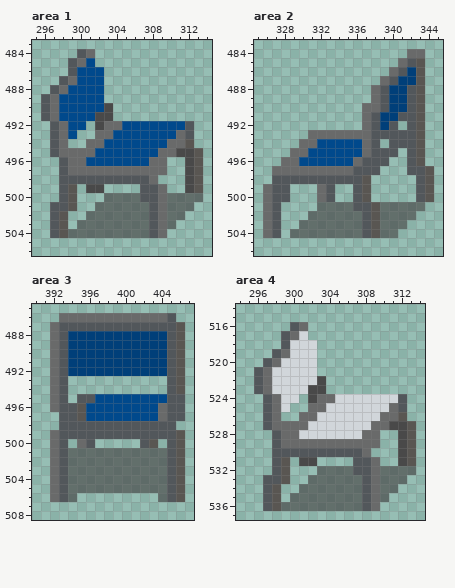
Pixel-art file, stored at tilesets/wikipaka/wikipaka.aseprite. Above, as it was before the edit.
512x1024 pixels, 1 frame. Pixels under 10% opacity are left out. Colours within 5 levels of each other are drawn and written as one. Shown: area 1: x 295..314, y 483..506; area 2: x 325..345, y 483..506; area 3: x 390..407, y 485..508; area 4: x 294..314, y 514..537. The commit also changed other parts of the picture, which this record leaves out.
And afterwards:
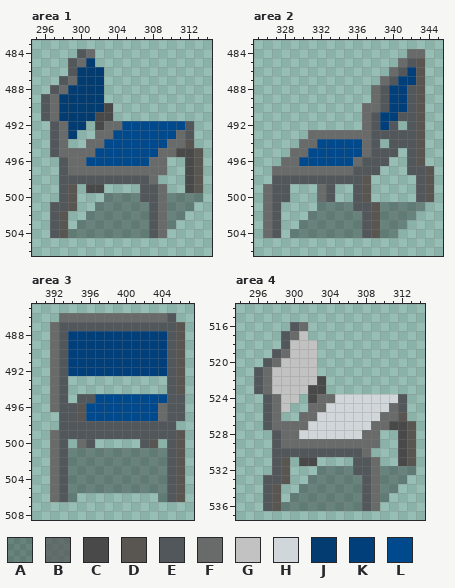
Palette (. is transparent): A #0000004f  B #494949ad  C #494949  D #595652  E #52575b  F #696a6a  G #c2c2c2  H #d1d6da  J #023c70  K #003f79  L #00498c
The edit:
Area 1:
y 485: x 301 L -> J
y 486..487: x 300..302 LLL -> JJJ
y 488: x 299..302 LLLL -> JJJJ
y 489..490: x 298..302 LLLLL -> JJJJJ
y 491: x 298..301 LLLL -> JJJJ
y 492: x 299..300 LL -> JJ
y 493: x 299 L -> J
y 500: x 303..306 BBBB -> AAAA; x 310..313 BBBB -> AAAA
y 501: x 302..307 BBBBBB -> AAAAAA; x 310..312 BBB -> AAA
y 502: x 301..307 BBBBBBB -> AAAAAAA; x 310..311 BB -> AA
y 503: x 300..307 BBBBBBBB -> AAAAAAAA; x 310 B -> A
y 504: x 299..307 BBBBBBBBB -> AAAAAAAAA
Area 2:
y 501: x 332..335 BBBB -> AAAA; x 339..343 BBBBB -> AAAAA
y 502: x 331..336 BBBBBB -> AAAAAA; x 339..342 BBBB -> AAAA
y 503: x 330..336 BBBBBBB -> AAAAAAA; x 339..341 BBB -> AAA
y 504: x 329..336 BBBBBBBB -> AAAAAAAA; x 339..340 BB -> AA
Area 3:
y 501..505: x 394..404 BBBBBBBBBBB -> AAAAAAAAAAA
y 506: x 394 B -> A; x 404 B -> A
Area 4:
y 517: x 301 H -> G
y 518..519: x 300..302 HHH -> GGG
y 520: x 299..302 HHHH -> GGGG
y 521..522: x 298..302 HHHHH -> GGGGG
y 523: x 298..301 HHHH -> GGGG
y 524: x 299..300 HH -> GG
y 525: x 299 H -> G
y 532: x 303..306 BBBB -> AAAA; x 310..313 BBBB -> AAAA
y 533: x 302..307 BBBBBB -> AAAAAA; x 310..312 BBB -> AAA
y 534: x 301..307 BBBBBBB -> AAAAAAA; x 310..311 BB -> AA
y 535: x 300..307 BBBBBBBB -> AAAAAAAA; x 310 B -> A
y 536: x 299..307 BBBBBBBBB -> AAAAAAAAA
Pixel boxes of the changes (left, top, right, bottom) in both pictures:
changed: (59, 58, 104, 139)
changed: (68, 193, 203, 238)
changed: (290, 202, 425, 238)
changed: (68, 448, 167, 502)
changed: (272, 331, 317, 412)
changed: (281, 466, 416, 511)
